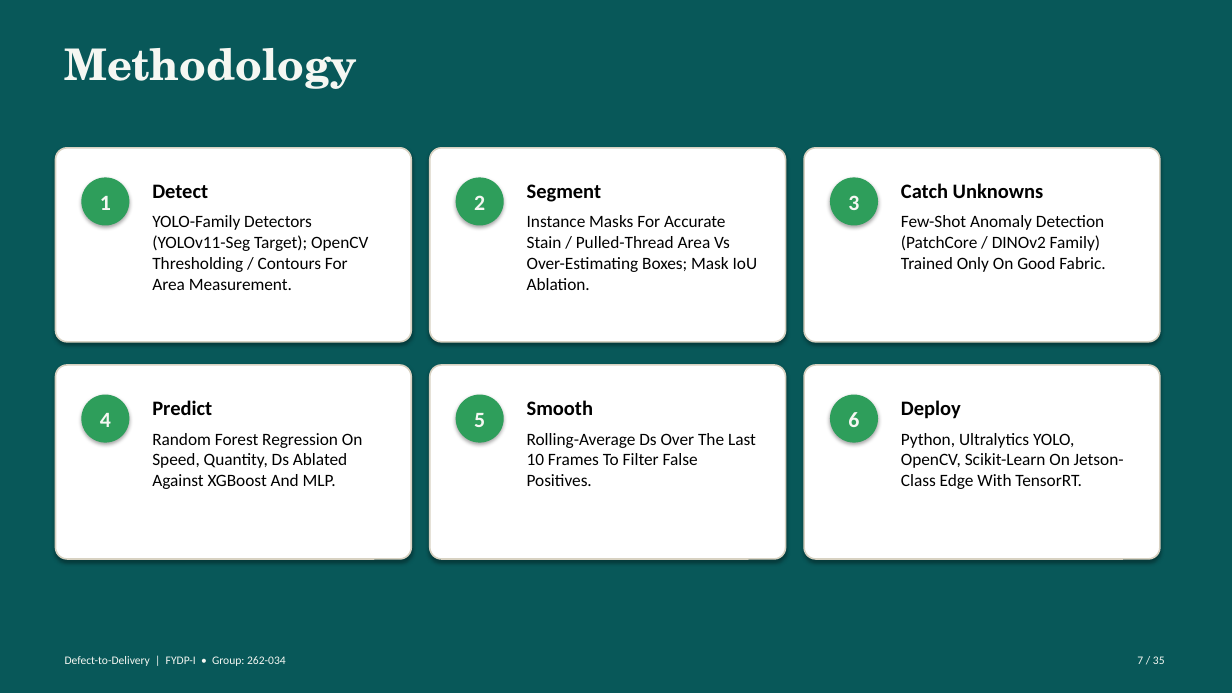
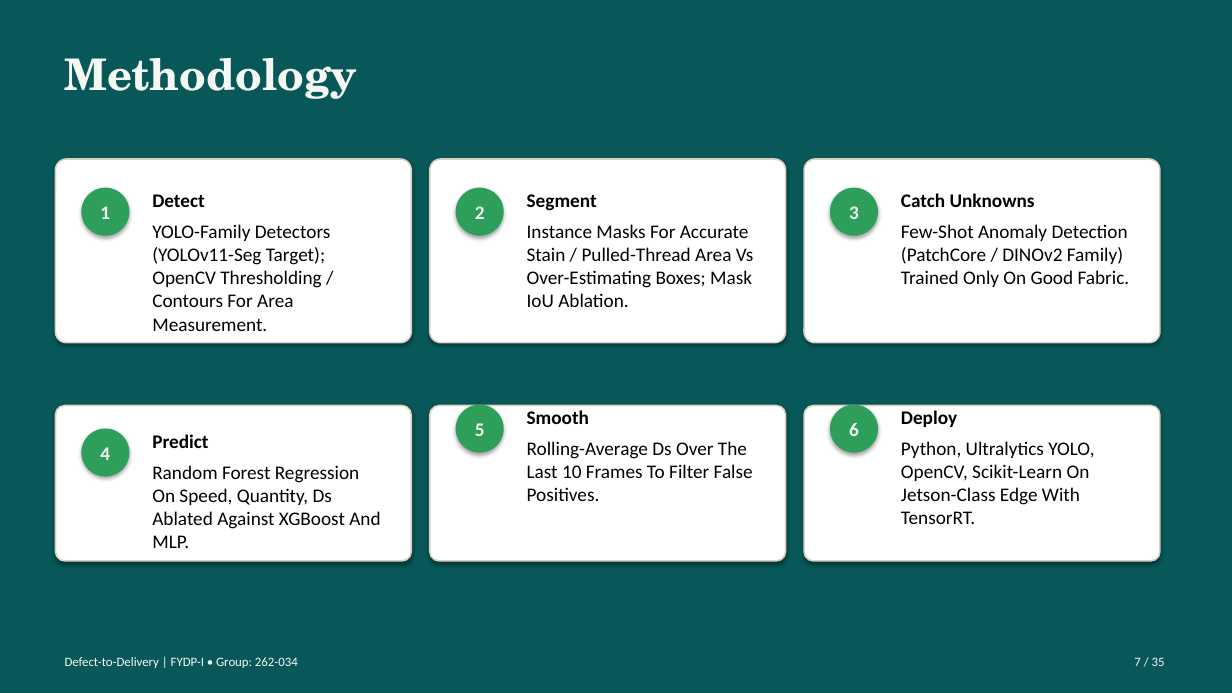
Before and after one commit to labib-ux/FYDP, a slide deck: slide 7 of slides/Defect-to-Delivery_262-034.pptx. Drawn at 1232x693 pixels with LibreOffice and Linux fonts; fonts in the diff are those of the drawing. Boxes give left, top, right and bottom in pixels: in the first picture for what was removed or moved away, otherwise in the second. Text is boxed around its words. In the diff, an @@ line names an element or a change of style, - is before the commit and + after.

Commit message:
Update Defect-to-Delivery presentation slides

```diff
--- a/slides/Defect-to-Delivery_262-034.pptx
+++ b/slides/Defect-to-Delivery_262-034.pptx
@@ text "Methodology": place and size @@
-text "Methodology" at bbox=[65, 48, 358, 89]
+text "Methodology" at bbox=[65, 58, 358, 99]
@@ rounded rectangle: place and size @@
-rounded rectangle at bbox=[55, 148, 411, 342]
+rounded rectangle at bbox=[55, 159, 411, 343]
@@ rounded rectangle: place and size @@
-rounded rectangle at bbox=[430, 148, 786, 342]
+rounded rectangle at bbox=[430, 159, 786, 343]
@@ rounded rectangle: place and size @@
-rounded rectangle at bbox=[804, 148, 1160, 342]
+rounded rectangle at bbox=[804, 159, 1160, 343]
@@ text "Detect" at bbox=[152, 194, 331, 331]: size 16 to 15 pt in "Detect"; size 13.5 to 15 pt @@
@@ text "Segment" at bbox=[527, 194, 754, 307]: size 16 to 15 pt in "Segment"; size 13.5 to 15 pt @@
@@ text "Catch Unknowns" at bbox=[901, 193, 1130, 287]: size 16 to 15 pt in "Catch Unknowns"; size 13.5 to 15 pt in "Few-Shot Anomaly Detection (PatchCore / DINOv2 Family) ..." @@
@@ rounded rectangle: place and size @@
-rounded rectangle at bbox=[55, 365, 411, 559]
+rounded rectangle at bbox=[55, 406, 411, 561]
@@ rounded rectangle: place and size @@
-rounded rectangle at bbox=[430, 365, 786, 559]
+rounded rectangle at bbox=[430, 406, 786, 561]
@@ text "Smooth" at bbox=[527, 410, 753, 501]: size 16 to 15 pt in "Smooth"; size 13.5 to 15 pt @@
@@ rounded rectangle: place and size @@
-rounded rectangle at bbox=[804, 365, 1160, 559]
+rounded rectangle at bbox=[804, 406, 1160, 561]
@@ 5 texts, 5 ellipses: place and size @@
-5 texts, 5 ellipses at bbox=[81, 177, 1124, 489]
+5 texts, 5 ellipses at bbox=[81, 188, 1130, 524]
@@ text "Deploy" at bbox=[901, 410, 1094, 524]: size 16 to 15 pt in "Deploy"; size 13.5 to 15 pt @@
@@ size 17 to 15 pt in 6 elements at bbox=[81, 188, 129, 236], bbox=[456, 188, 504, 236], bbox=[830, 188, 878, 236], bbox=[456, 405, 504, 453], bbox=[830, 405, 878, 453], bbox=[81, 429, 129, 477] @@
@@ ellipse "4": place and size @@
-ellipse "4" at bbox=[81, 395, 129, 443]
+ellipse "4" at bbox=[81, 429, 129, 477]
@@ text "Predict": place and size @@
-text "Predict" at bbox=[152, 400, 363, 489]
+text "Predict" at bbox=[152, 434, 380, 529]
@@ text "Predict" at bbox=[152, 434, 380, 529]: size 16 to 15 pt in "Predict"; size 13.5 to 15 pt @@
@@ text "Defect-to-Delivery | FYDP-I • Group: ..." at bbox=[65, 657, 298, 668]: size 9 to 10 pt @@
@@ text "7 / 35" at bbox=[1134, 657, 1165, 666]: size 9 to 10 pt @@
```
Also in this commit, not shown: 34 other slides changed.
